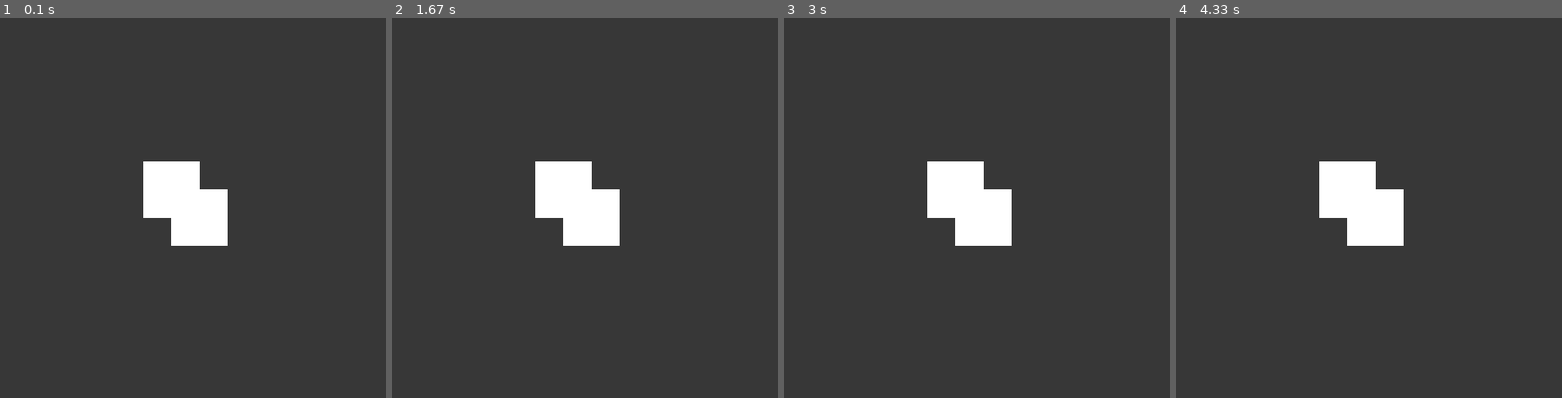
Above: before the commit, frames 1-4 (left to right).
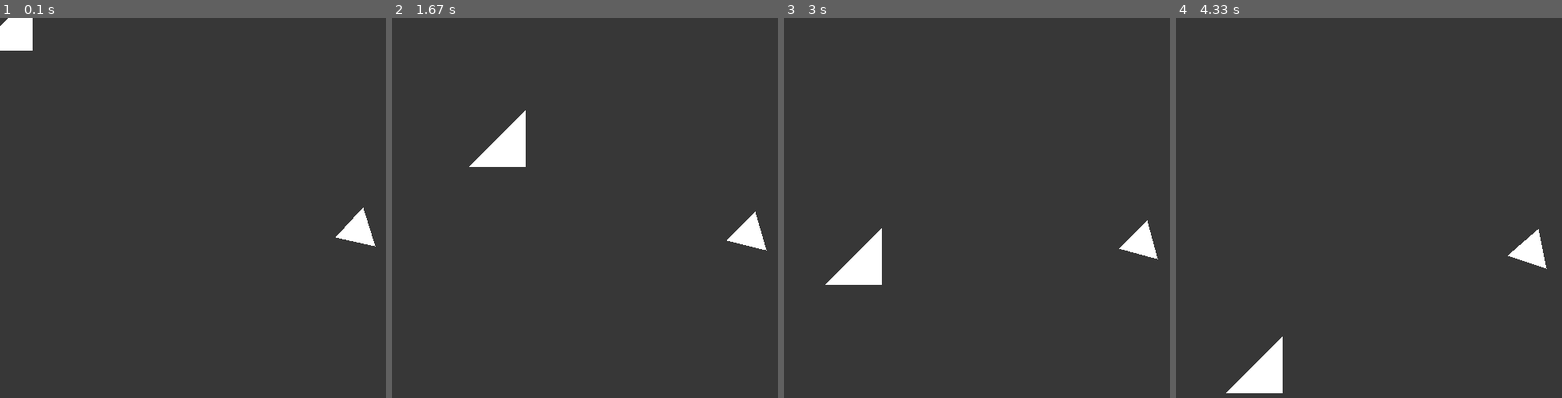
Above: after the commit, the same moments.

Repository: OpEnchanter/pygame-physics-4.0
Game: pygame game, started from main.py
Same seed, same stepped clock (60 frames per second), same inputs: the game is played once before the commit and once after it.
Inputs (mouse positions are in pixels of both pictures, inside the frame that each line leads up to):
- Up to frame 1 (0.1 s): no input
- Up to frame 2 (1.67 s): click (720, 204) at 0.38 s; click (631, 306) at 0.72 s; click (735, 356) at 1.05 s; click (496, 139) at 1.38 s
- Up to frame 3 (3 s): click (980, 265) at 1.72 s; click (926, 135) at 2.05 s; click (1119, 322) at 2.38 s; click (853, 257) at 2.72 s
- Up to frame 4 (4.33 s): click (1257, 139) at 3.05 s; click (1280, 287) at 3.38 s; click (1515, 310) at 3.72 s; click (1253, 363) at 4.05 s

The runs differ from the first frame. In frame 1, 5.0% of the frame differs, in the area x 0-98%, y 0-61%; in frame 2, 5.4%, in the area x 20-98%, y 24-62%; in frame 3, 5.4%; in frame 4, 5.4%.

Commit message:
Updated collisions and physics

Diff:
--- a/main.py
+++ b/main.py
@@ -2,15 +2,17 @@
 import pygame, sys, random, time, math
 
 # Utility Functions
-def getNearestPointOnLine(slope = float, yIntercept = float, pointX = float, pointY = float):
+def getNearestPointOnLine(slope = float, yIntercept = float, pointX = float, pointY = float, lineX = float, lineY = float, lineMaxLen = float):
     if slope == 0:
-        slope = 0.000001
+        slope = 1
+    if lineMaxLen == 0:
+        lineMaxLen = 1
     slp = slope
     yin = yIntercept
     ptx = pointX
     pty = pointY
-    inx = (-1/slp+(pty+1/slp*ptx)-yin)/slp
-    iny = -1/slp*(inx-ptx)+pty
+    inx = ((-1/slp+(pty+1/slp*ptx)-yin)/slp)+lineX
+    iny = (-1/slp*(inx-ptx)+pty)%lineMaxLen+lineY
 
     return (inx, iny)
 
@@ -25,10 +27,11 @@
 
 class constraint():
     class rigid(object):
-        def __init__(self, idx0, idx1):
+        def __init__(self, idx0, idx1, length):
             self.constraintTypeIndex = 0
             self.pt0Index = idx0
             self.pt1Index = idx1
+            self.len = length
     class spring(object):
         def __init__(self, elasticity, idx0, idx1):
             self.constraintTypeIndex = 1
@@ -62,104 +65,94 @@
         "velocity": velocity
     }
 
-def getMeshCollisions(objId = str, otherObjId = str):
-    colliding = False
-    quadTopLeft = []
-    quadTopRight = []
-    quadBottomLeft = []
-    quadBottomRight = []
+def getMeshIntersections(objId = str, otherObjId = str):
+    collidingPts = []
     for pt in physicsObjects[objId]["meshPointWorldLocations"]:
+        insideEdges = []
         for edge in physicsObjects[otherObjId]["meshConstraints"]:
-            # TopLeft
-            if (physicsObjects[otherObjId]["collisionMesh"][edge.pt0Index][0] < 0 and
-                physicsObjects[otherObjId]["collisionMesh"][edge.pt0Index][1] > 0 or
-                physicsObjects[otherObjId]["collisionMesh"][edge.pt1Index][0] < 0 and
-                physicsObjects[otherObjId]["collisionMesh"][edge.pt1Index][1] > 0):
-
-                slopeComp2 = (physicsObjects[otherObjId]["collisionMesh"][edge.pt1Index][0] - physicsObjects[otherObjId]["collisionMesh"][edge.pt0Index][0])
-                if slopeComp2 == 0:
-                    slopeComp2 = 0.00000001
-
-                slope = ((physicsObjects[otherObjId]["collisionMesh"][edge.pt1Index][1] - physicsObjects[otherObjId]["collisionMesh"][edge.pt0Index][1]) / slopeComp2)
-
-                nearestPtCoords = getNearestPointOnLine(slope, 0, pt[0], pt[1])
-
-                otherObjCenter = physicsObjects[otherObjId]["worldPosition"]
-
-                if dist(otherObjCenter, pt) < dist(otherObjCenter, nearestPtCoords):
-                    quadTopLeft.append(True)
-                else:
-                    quadTopLeft.append(False)
-
-            # TopRight
-            if (physicsObjects[otherObjId]["collisionMesh"][edge.pt0Index][0] > 0 and
-                physicsObjects[otherObjId]["collisionMesh"][edge.pt0Index][1] > 0 or
-                physicsObjects[otherObjId]["collisionMesh"][edge.pt1Index][0] > 0 and
-                physicsObjects[otherObjId]["collisionMesh"][edge.pt1Index][1] > 0):
-
-                slopeComp2 = (physicsObjects[otherObjId]["collisionMesh"][edge.pt1Index][0] - physicsObjects[otherObjId]["collisionMesh"][edge.pt0Index][0])
-                if slopeComp2 == 0:
-                    slopeComp2 = 0.00000001
-
-                slope = ((physicsObjects[otherObjId]["collisionMesh"][edge.pt1Index][1] - physicsObjects[otherObjId]["collisionMesh"][edge.pt0Index][1]) / slopeComp2)
-
-
-                nearestPtCoords = getNearestPointOnLine(slope, 0, pt[0], pt[1])
-
-                otherObjCenter = physicsObjects[otherObjId]["worldPosition"]
-
-                if dist(otherObjCenter, pt) < dist(otherObjCenter, nearestPtCoords):
-                    quadTopRight.append(True)
-                else:
-                    quadTopRight.append(False)
-
-            # BottomLeft
-            if (physicsObjects[otherObjId]["collisionMesh"][edge.pt0Index][0] < 0 and
-                physicsObjects[otherObjId]["collisionMesh"][edge.pt0Index][1] < 0 or
-                physicsObjects[otherObjId]["collisionMesh"][edge.pt1Index][0] < 0 and
-                physicsObjects[otherObjId]["collisionMesh"][edge.pt1Index][1] < 0):
-
-                slopeComp2 = (physicsObjects[otherObjId]["collisionMesh"][edge.pt1Index][0] - physicsObjects[otherObjId]["collisionMesh"][edge.pt0Index][0])
-                if slopeComp2 == 0:
-                    slopeComp2 = 0.00000001
-
-                slope = ((physicsObjects[otherObjId]["collisionMesh"][edge.pt1Index][1] - physicsObjects[otherObjId]["collisionMesh"][edge.pt0Index][1]) / slopeComp2)
-
-                nearestPtCoords = getNearestPointOnLine(slope, 0, pt[0], pt[1])
-
-                otherObjCenter = physicsObjects[otherObjId]["worldPosition"]
-
-                if dist(otherObjCenter, pt) < dist(otherObjCenter, nearestPtCoords):
-                    quadBottomLeft.append(True)
-                else:
-                    quadBottomLeft.append(False)
-
-            # BottomRight
-            if (physicsObjects[otherObjId]["collisionMesh"][edge.pt0Index][0] > 0 and
-                physicsObjects[otherObjId]["collisionMesh"][edge.pt0Index][1] < 0 or
-                physicsObjects[otherObjId]["collisionMesh"][edge.pt1Index][0] > 0 and
-                physicsObjects[otherObjId]["collisionMesh"][edge.pt1Index][1] < 0):
-
-                slopeComp2 = (physicsObjects[otherObjId]["collisionMesh"][edge.pt1Index][0] - physicsObjects[otherObjId]["collisionMesh"][edge.pt0Index][0])
-                if slopeComp2 == 0:
-                    slopeComp2 = 0.00000001
-
-                slope = ((physicsObjects[otherObjId]["collisionMesh"][edge.pt1Index][1] - physicsObjects[otherObjId]["collisionMesh"][edge.pt0Index][1]) / slopeComp2)
-
-                nearestPtCoords = getNearestPointOnLine(slope, 0, pt[0], pt[1])
-
-                otherObjCenter = physicsObjects[otherObjId]["worldPosition"]
-
-                if dist(otherObjCenter, pt) < dist(otherObjCenter, nearestPtCoords):
-                    quadBottomRight.append(True)
-                else:
-                    quadBottomRight.append(False)
-
-    if not False in quadTopLeft and not False in quadTopRight and not False in quadBottomLeft and not False in quadBottomRight:
-        colliding = True
-
-
-    return colliding
+            slopeComp2 = (physicsObjects[otherObjId]["collisionMesh"][edge.pt1Index][0] - physicsObjects[otherObjId]["collisionMesh"][edge.pt0Index][0])
+            if slopeComp2 == 0:
+                slopeComp2 = 0.00000001
+
+            slope = ((physicsObjects[otherObjId]["collisionMesh"][edge.pt1Index][1] - physicsObjects[otherObjId]["collisionMesh"][edge.pt0Index][1]) / slopeComp2)
+
+            lineMaxLen = dist(
+                (physicsObjects[otherObjId]["meshPointWorldLocations"][edge.pt0Index][0], physicsObjects[otherObjId]["meshPointWorldLocations"][edge.pt0Index][1]),
+                (physicsObjects[otherObjId]["meshPointWorldLocations"][edge.pt1Index][0], physicsObjects[otherObjId]["meshPointWorldLocations"][edge.pt1Index][1])
+            )
+
+            nearestPtCoords = getNearestPointOnLine(slope, 0, pt[0], pt[1], physicsObjects[otherObjId]["meshPointWorldLocations"][edge.pt0Index][0], physicsObjects[otherObjId]["meshPointWorldLocations"][edge.pt0Index][1], lineMaxLen)
+
+            otherObjCenter = physicsObjects[otherObjId]["worldPosition"]
+
+            if dist(otherObjCenter, pt) <= dist(otherObjCenter, nearestPtCoords):
+                insideEdges.append(True)
+            else:
+                insideEdges.append(False)
+
+        if not False in insideEdges:
+            collidingPts.append(True)
+            pygame.draw.circle(win, (0,0,255), pt, 10)
+        else:
+            collidingPts.append(False)
+
+    return collidingPts
+
+def calculateObjectVertexVelocity(objectId, intersectionData):
+    for ptVel in physicsObjects[objectId]["velocity"]:
+        newVel = [ptVel[0], ptVel[1]]
+        newVel[1] += 0.000981
+        if intersectionData[physicsObjects[objectId]["velocity"].index(ptVel)] == True:
+            newVel[0] *= -1
+            newVel[1] *= -1
+        if physicsObjects[objectId]["meshPointWorldLocations"][physicsObjects[objectId]["velocity"].index(ptVel)][1] >= 500:
+            newVel[0] *= -1
+            newVel[1] *= -1
+        if physicsObjects[objectId]["meshPointWorldLocations"][physicsObjects[objectId]["velocity"].index(ptVel)][0] <= 0:
+            newVel[0] *= -1
+            newVel[1] *= -1
+        if physicsObjects[objectId]["meshPointWorldLocations"][physicsObjects[objectId]["velocity"].index(ptVel)][0] >= 500:
+            newVel[0] *= -1
+            newVel[1] *= -1
+
+        physicsObjects[objectId]["velocity"][physicsObjects[objectId]["velocity"].index(ptVel)] = (newVel[0], newVel[1])
+
+
+
+def calculateObjectVertexPositions(objectId):
+    for pt in physicsObjects[objectId]["meshPointWorldLocations"]:
+        objConstraint = physicsObjects[objectId]["meshConstraints"][physicsObjects[objectId]["meshPointWorldLocations"].index(pt)]
+        otherPt = physicsObjects[objectId]["meshPointWorldLocations"][objConstraint.pt1Index]
+        ptDist = objConstraint.len
+        ptIdx = physicsObjects[objectId]["meshPointWorldLocations"].index(pt)
+        otherPtIdx = physicsObjects[objectId]["meshPointWorldLocations"].index(otherPt)
+
+        # Move object according to velocity
+        physicsObjects[objectId]["meshPointWorldLocations"][ptIdx] = (pt[0] + physicsObjects[objectId]["velocity"][physicsObjects[objectId]["meshPointWorldLocations"].index(pt)][0],
+              pt[1] + physicsObjects[objectId]["velocity"][physicsObjects[objectId]["meshPointWorldLocations"].index(pt)][1])
+
+        pt = physicsObjects[objectId]["meshPointWorldLocations"][ptIdx]
+        otherPt = physicsObjects[objectId]["meshPointWorldLocations"][otherPtIdx]
+
+        # Move Connected point to make object not stretch
+        ptVec = (otherPt[0] - pt[0], otherPt[1] - pt[1])
+        ptVecMagnitude = math.sqrt(ptVec[0]**2 + ptVec[1]**2)
+        if ptVecMagnitude != 0:
+            ptVec = (ptVec[0] / ptVecMagnitude, ptVec[1] / ptVecMagnitude)
+            ptVec = (ptVec[0] * ptDist, ptVec[1] * ptDist)
+            mvPos = (
+                ptVec[0] + pt[0],
+                ptVec[1] + pt[1]
+            )
+
+            mvVec = (mvPos[0] - otherPt[0], mvPos[1] - otherPt[1])
+
+            physicsObjects[objectId]["meshPointWorldLocations"][otherPtIdx] = (
+                mvVec[0] + otherPt[0],
+                mvVec[1] + otherPt[1]
+            )
+
+
 
 
 def renderObjects():
@@ -171,26 +164,23 @@
 
 
 
-
 createPhysicsObject(
-    [(-35, 35), (35, 35), (35, -35), (-35, -35)],
-    [constraint.rigid(0, 1), constraint.rigid(1, 2), constraint.rigid(2, 3), constraint.rigid(3, 0)],
-    (215, 215),
-    [(0,0), (0,0), (0,0), (0,0)],
+    [(-35, 35), (35, 35), (35, -35)],
+    [constraint.rigid(0, 1, 70), constraint.rigid(1, 2, 70), constraint.rigid(2, 0, 70)],
+    (250, 250),
+    [(0,0), (0,0), (0,0)],
     1
 )
 
 createPhysicsObject(
-    [(-35, 35), (35, 35), (35, -35), (-35, -35)],
-    [constraint.rigid(0, 1), constraint.rigid(1, 2), constraint.rigid(2, 3), constraint.rigid(3, 0)],
-    (250, 250),
-    [(0,0), (0,0), (0,0), (0,0)],
+    [(-35, 35), (35, 35), (1, -35)],
+    [constraint.rigid(0, 1, 50), constraint.rigid(1, 2, 50), constraint.rigid(2, 0, 50)],
+    (450, 250),
+    [(0,0), (0,0), (0,0)],
     1
 )
 
 #print(physicsObjects)
-
-print(getMeshCollisions(list(physicsObjects.keys())[0], list(physicsObjects.keys())[1]))
 
 running = True
 while running:
@@ -201,7 +191,27 @@
     win.fill((55, 55, 55))
 
     renderObjects()
-    print(getMeshCollisions(list(physicsObjects.keys())[0], list(physicsObjects.keys())[1]))
+
+    for key in list(physicsObjects.keys()):
+        objectIntersections = []
+        objectIntersectionData = []
+        otherKeys = [item for item in list(physicsObjects.keys()) if item != key]
+        for otherKey in otherKeys:
+            objectIntersectionData.append(getMeshIntersections(key, otherKey))
+        objectIntersections = objectIntersectionData[0]
+        for intersectData in objectIntersectionData:
+            for dataPoint in intersectData:
+                if dataPoint == True:
+                    objectIntersections[intersectData.index(dataPoint)] = True
+
+        calculateObjectVertexVelocity(key, objectIntersections)
+        calculateObjectVertexPositions(key)
+
+
+    physicsObjects[list(physicsObjects.keys())[0]]["worldPosition"] = pygame.mouse.get_pos()
+    objWorldLoc = physicsObjects[list(physicsObjects.keys())[0]]["worldPosition"]
+    for pt in physicsObjects[list(physicsObjects.keys())[0]]["collisionMesh"]:
+        physicsObjects[list(physicsObjects.keys())[0]]["meshPointWorldLocations"][physicsObjects[list(physicsObjects.keys())[0]]["collisionMesh"].index(pt)] = (pt[0] + objWorldLoc[0], pt[1] + objWorldLoc[1])
 
     pygame.display.flip()
 
